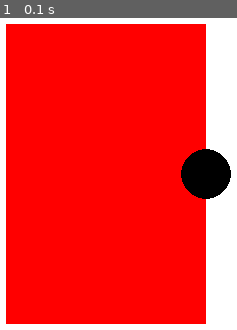
Above: before the commit, frame 1.
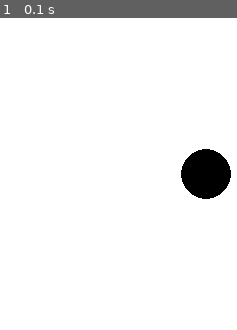
Above: after the commit, the same moment.

Repository: WCI-Computer-Science/pygame
Game: pygame game, started from main.py
Same seed, same stepped clock (60 frames per second), same inputs: the game is played once before the commit and once after it.
Inputs:
- Up to frame 1 (0.1 s): no input

The runs differ from the first frame. In frame 1, 80% of the frame differs, in the area x 2-87%, y 1-99%.

Commit message:
Replace rectangle with variable

Diff:
--- a/main.py
+++ b/main.py
@@ -5,8 +5,7 @@
 
 screen = pygame.display.set_mode((800, 600))
 screen.fill((255, 255, 255))
-
-pygame.draw.rect(screen, (255, 0, 0), ((200, 150), (200, 300)))
+rect = pygame.Rect((200, 150), (200, 300))
 pygame.draw.circle(screen, (0, 0, 0), (400, 300), 25)
 
 while True:
